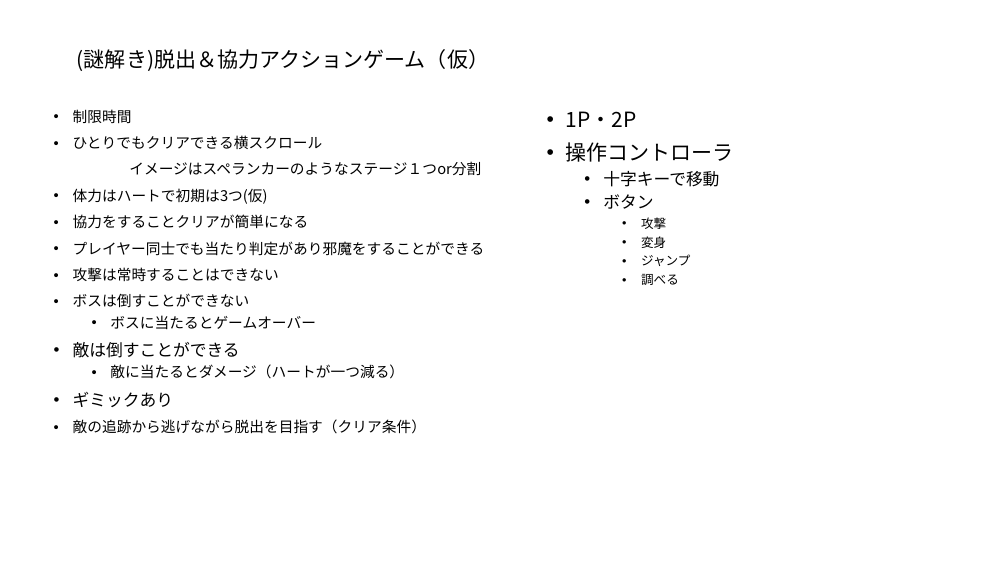
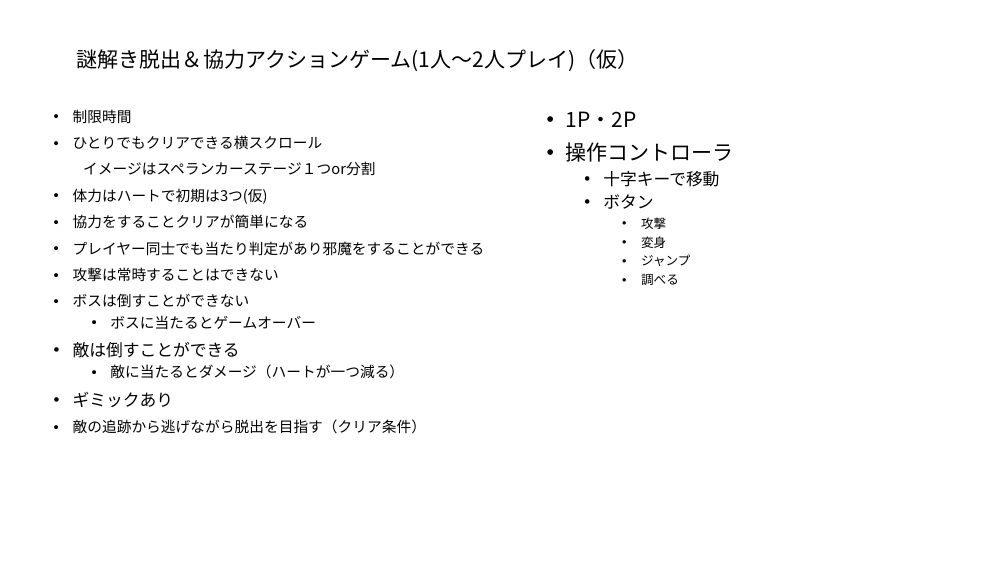
Before and after one commit to yuzasan/-, a slide deck: slide 1 of □□□ゲーム(仮).pptx. Drawn at 1008x567 pixels with LibreOffice and Linux fonts; fonts in the diff are those of the drawing. Boxes give left, top, right and bottom in pixels: in the first picture for what was removed or moved away, otherwise in the second. Text is boxed around its words. In the diff, an @@ line names an element or a change of style, - is before the commit and + after.

Commit message:
powerpoint

```diff
--- a/□□□ゲーム(仮).pptx
+++ b/□□□ゲーム(仮).pptx
@@ text at [77,49,639,71]: text changed @@
-(謎解き)脱出＆協力アクションゲーム（仮）
+謎解き脱出＆協力アクションゲーム(1人～2人プレイ)（仮）
@@ text at [83,161,375,175]: text changed @@
-イメージはスペランカーのようなステージ１つor分割
+イメージはスペランカーステージ１つor分割
```
Also in this commit, not shown: 1 slide added.
